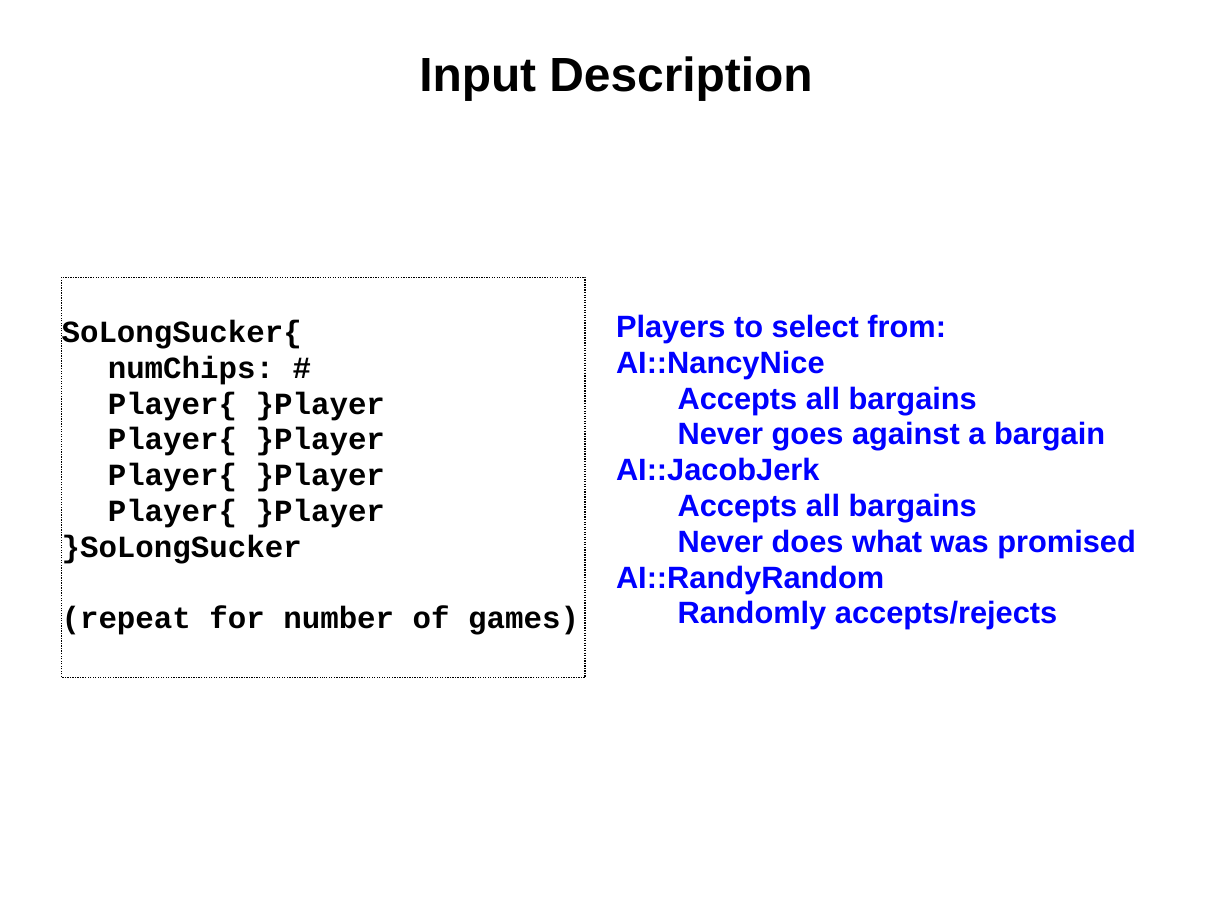
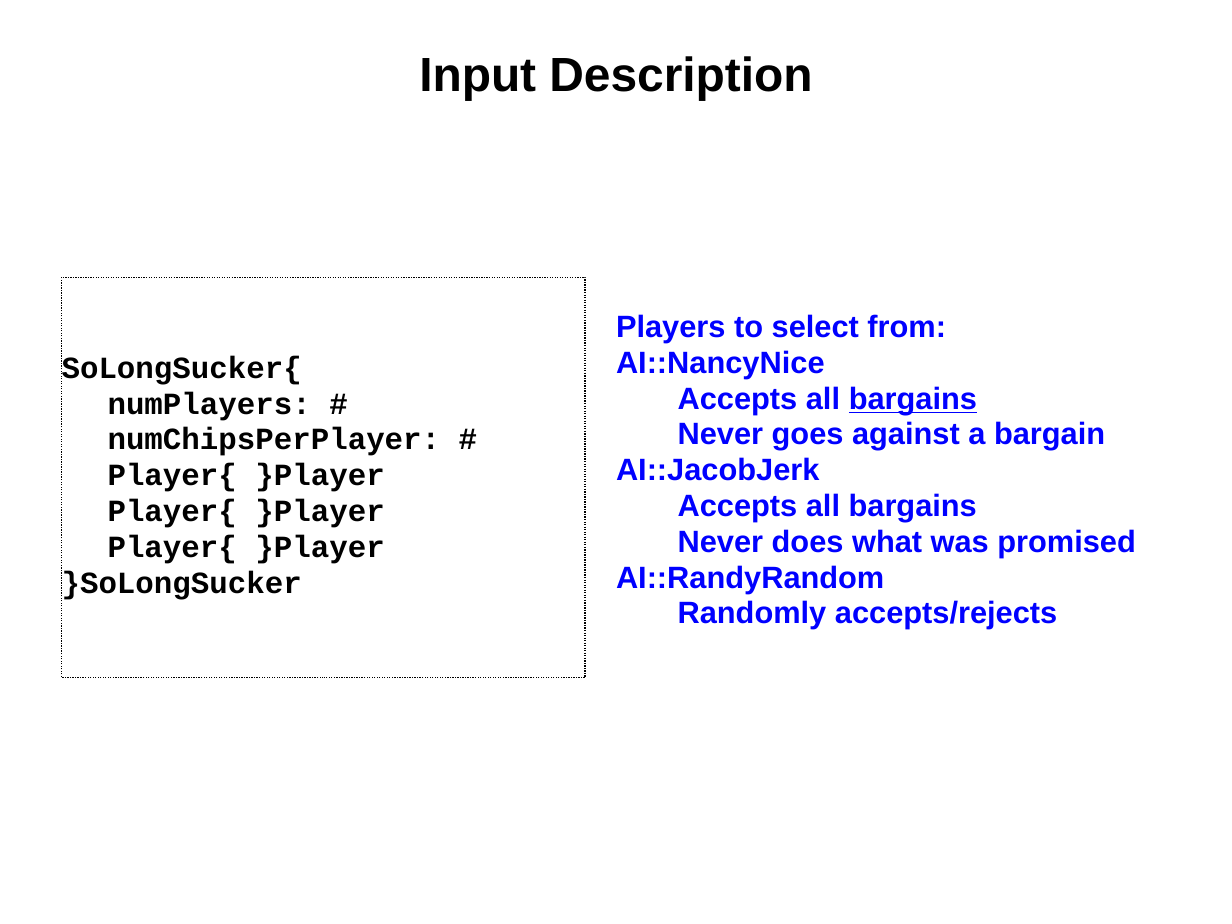
Before and after one commit to Steve132/solongsucker, a slide deck: slide 9 of doc/Presentation.ppt. Drawn at 1232x924 pixels with LibreOffice and Linux fonts; fonts in the diff are those of the drawing. Boxes give left, top, right and bottom in pixels: in the first picture for what was removed or moved away, otherwise in the second. Text is boxed around its words. In the diff, an @@ line names an element or a change of style, - is before the commit and + after.

Commit message:
Updated Presentation architectural diagrams, agent interaction diagram, input file description slides.  Took 10 minutes.

```diff
--- a/doc/Presentation.ppt
+++ b/doc/Presentation.ppt
@@ subtitle at (62, 356, 384, 600): indent changed @@
@@ text at (678, 386, 977, 414): underline on in "bargains" @@
@@ subtitle at (108, 392, 441, 456): text changed @@
-numChips: #
-Player{ }Player
+numPlayers: #
+numChipsPerPlayer: #
@@ subtitle at (62, 606, 579, 635): paragraph removed @@
-(repeat for number of games)
```
Also in this commit, not shown: 6 other slides changed.
